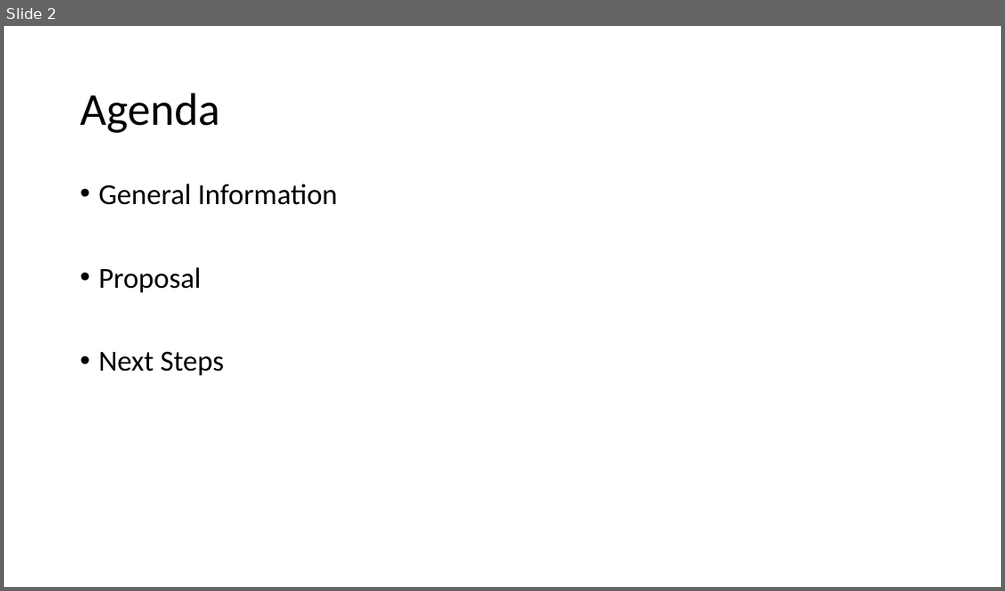
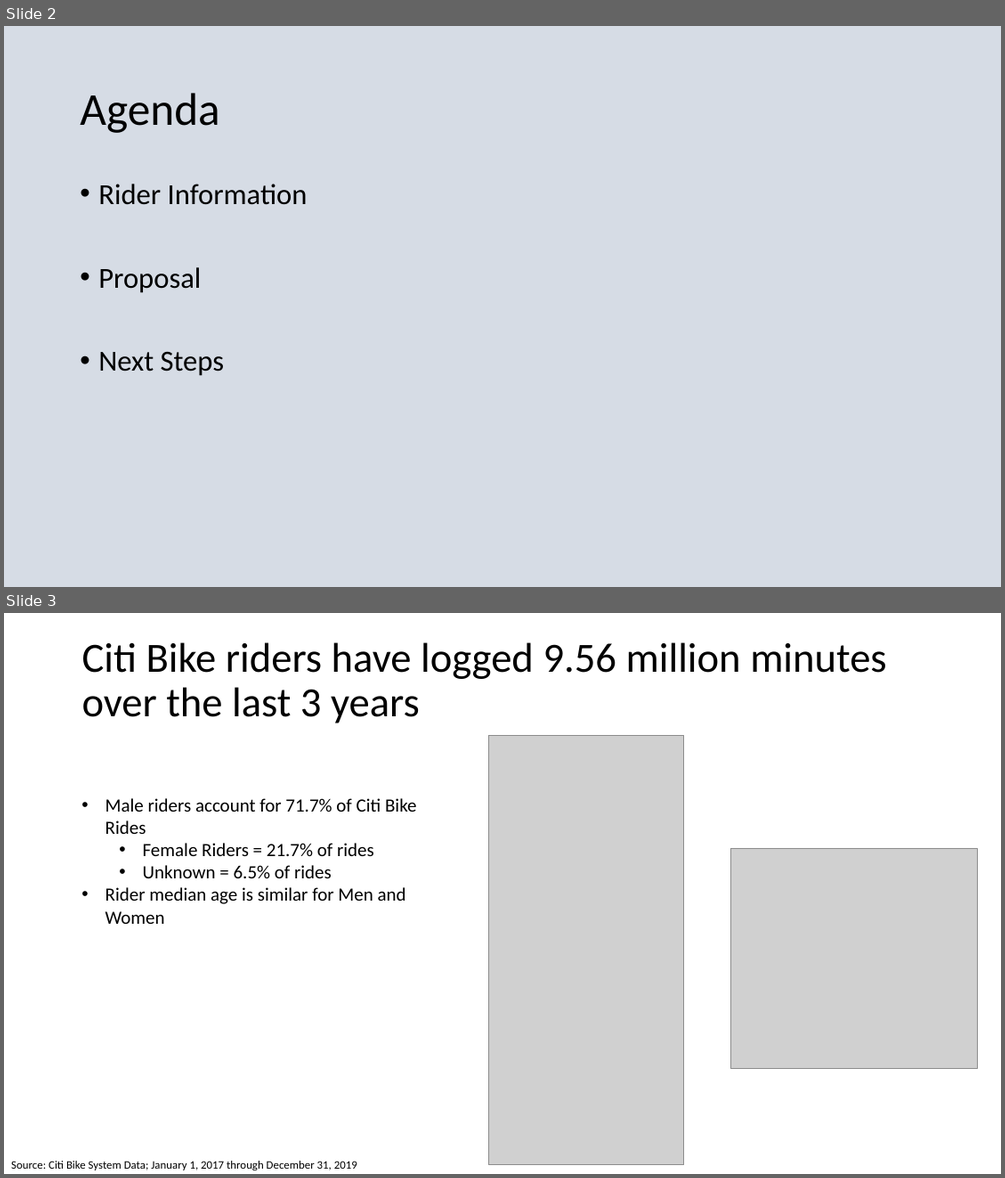
Before and after one commit to cglovertenn/Citi_Bike_Expanded, a slide deck: CitiBike_Final.pptx. Shown one above the other, each under a label of ours: slide 2 before the commit, slides 2 and 3 after it. The pictures are 1005x591 and 1005x1178 pixels, drawn with LibreOffice and Linux fonts; fonts in the diff are those of the drawing; grey boxes stand for pictures. Boxes give left, top, right and bottom in pixels: in the first picture for what was removed or moved away, otherwise in the second. Text is boxed around its words. In the diff, an @@ line names an element or a change of style, - is before the commit and + after.

```diff
--- a/CitiBike_Final.pptx
+++ b/CitiBike_Final.pptx
@@ slide 3 added at box(4, 613, 1001, 1174), background #FFFFFF @@
@@ title added at box(82, 642, 886, 723), 40 pt, text #000000 @@
+Citi Bike riders have logged 9.56 million minutes over the last 3 years
@@ picture added at box(488, 735, 684, 1165) @@
@@ text added at box(105, 798, 417, 924), 18 pt, text #000000 @@
+• Male riders account for 71.7% of Citi Bike Rides
+  • Female Riders = 21.7% of rides
+  • Unknown = 6.5% of rides
+• Rider median age is similar for Men and Women
@@ picture added at box(731, 848, 978, 1068) @@
@@ text added at box(11, 1160, 357, 1171), 11 pt, text #000000 @@
+Source: Citi Bike System Data; January 1, 2017 through December 31, 2019
@@ slide 2 changed as well @@
@@ background #FFFFFF to #D6DCE5 @@
@@ text at box(98, 184, 307, 205): text changed @@
-• General Information
+• Rider Information
```
Also in this commit, not shown: 3 other slides changed, 7 other slides added, 7 slides removed.
